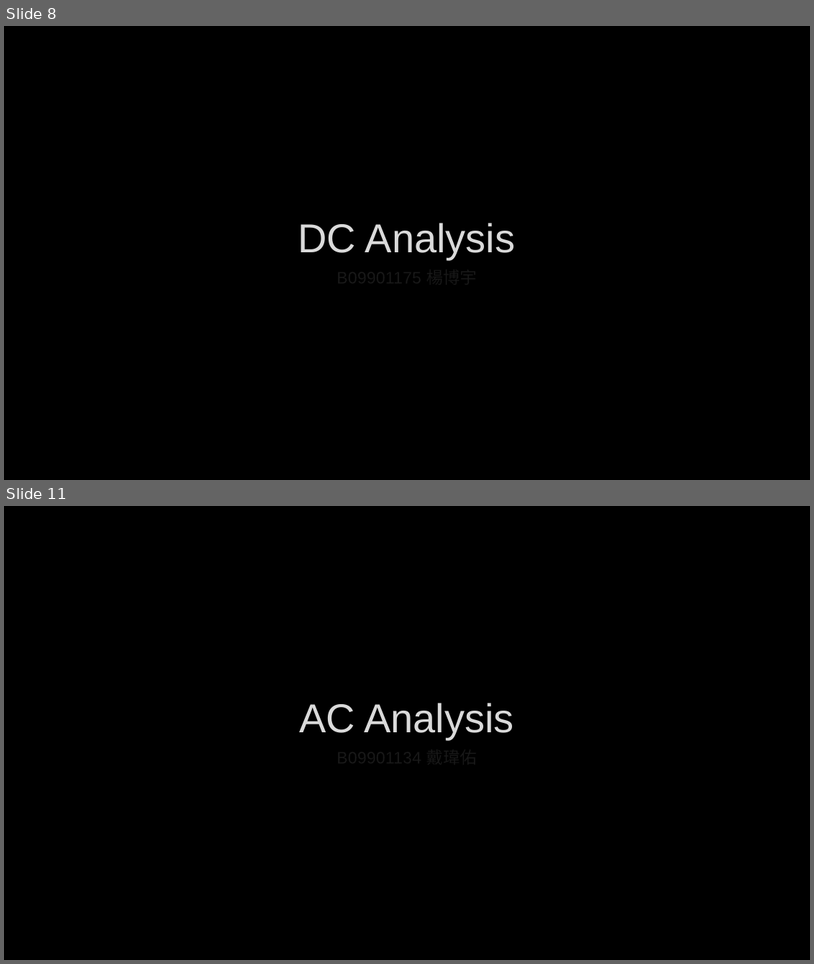
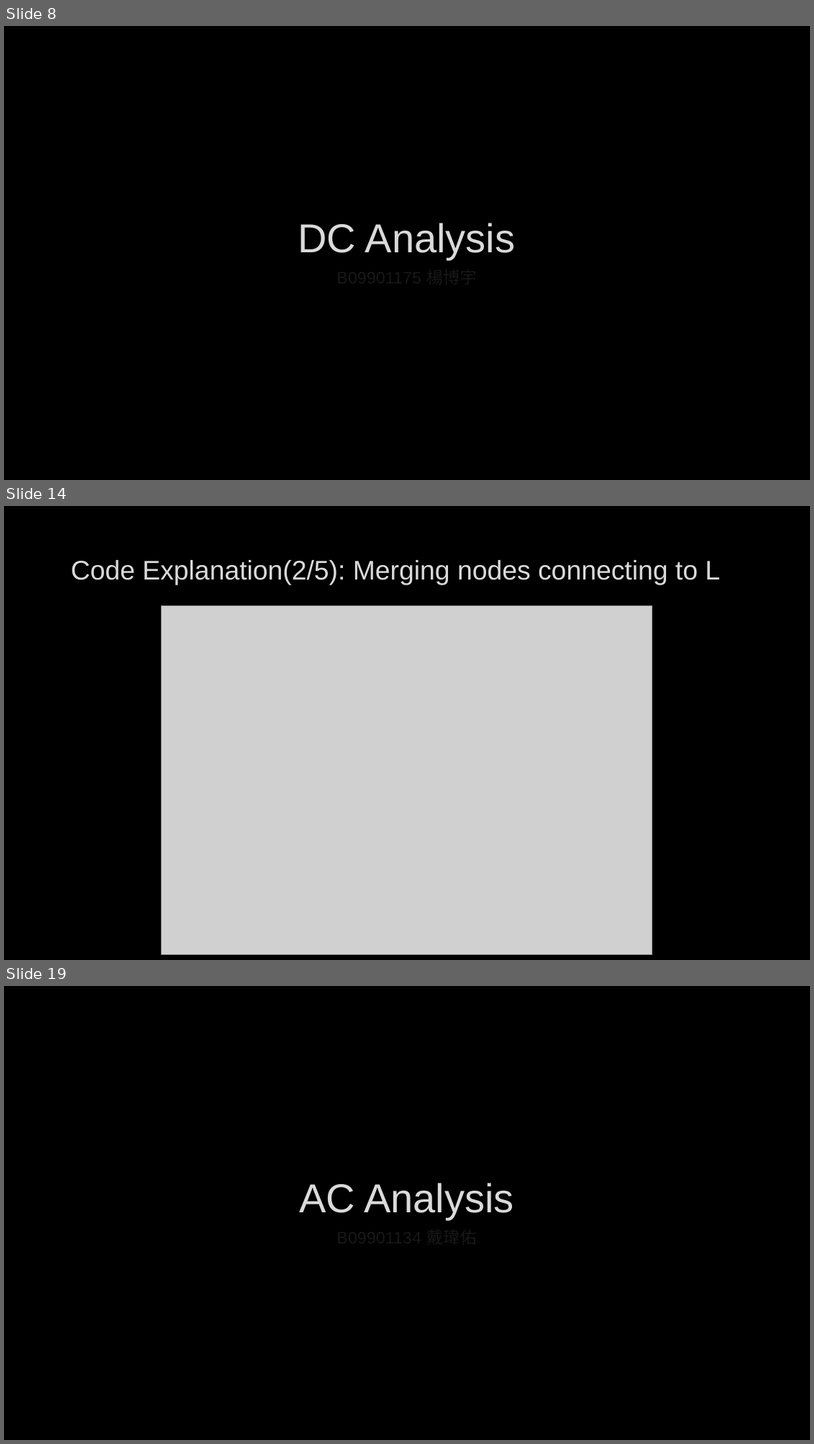
Before and after one commit to broccoli-huang/miniPSPICE, a slide deck: presentation.pptx. Shown one above the other, each under a label of ours: slides 8 and 11 before the commit, slides 8, 14 and 19 after it; the slides between them are not shown. The pictures are 814x964 and 814x1444 pixels, drawn with LibreOffice and Linux fonts; fonts in the diff are those of the drawing; grey boxes stand for pictures; background and template pictures are left out. Boxes give left, top, right and bottom in pixels: in the first picture for what was removed or moved away, otherwise in the second. Text is boxed around its words. In the diff, an @@ line names an element or a change of style, - is before the commit and + after.

```diff
--- a/presentation.pptx
+++ b/presentation.pptx
@@ slide 14 added at (4,506,810,960), background picture (left out) @@
@@ text added at (71,560,720,585), 32 pt, text #DADADA @@
+Code Explanation(2/5): Merging nodes connecting to L
@@ picture added at (161,606,653,955) @@
@@ what was slide 11 is now slide 19 @@
```
Also in this commit, not shown: 2 slides changed, 16 other slides added, 1 other file.
